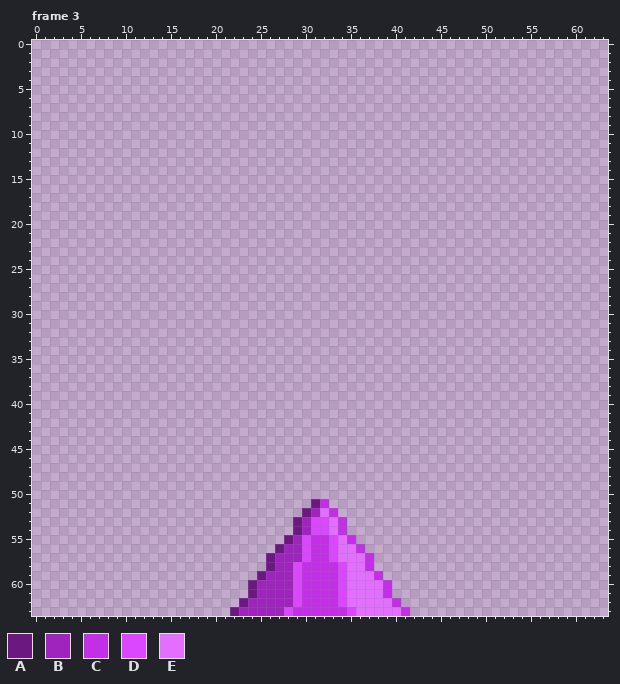
Pixel-art file: crystall-wall.aseprite. Above, as it was before the edit.
64x64 pixels, 15 frames. Colours within 5 levels of each other are drawn and written as one. Shown: frame 3. The commit also changed other frames, which this record leaves out.
Visible layers, top first: "main-crystal", "behind-crystals".
Palette (. is transparent): A #6b1980  B #9f24be  C #c22fe7  D #da47ff  E #e26fff
Pixels before, frame 3 (only the part around the change), first column x 16:
49 ..............................
50 ..............................
51 ...............AC.............
52 ..............ABEC............
53 .............ABDDEC...........
54 .............ABDDEC...........
55 ............ABDCCDEC..........
56 ...........ABBDCCDEEC.........
57 ..........ABBBDCCDEEEC........
58 ..........ABBDCCCCDEEC........
59 .........ABBBDCCCCDEEEC.......
60 ........ABBBBDCCCCDEEEEC......
61 ........ABBBBDCCCCDEEEEC......
62 .......ABBBBBDCCCCDEEEEEC.....
63 ......ABBBBBDCCCCCCDEEEEEC....
Now the later version:
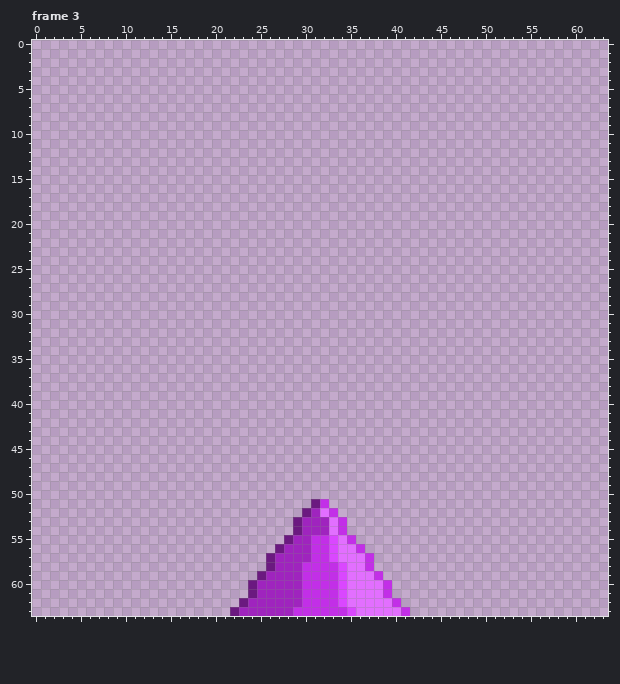
What changed:
{"where": "frame 3, layer \"main-crystal\""}
{"frame":3,"y":53,"x":31,"old":"DD","new":"BB"}
{"frame":3,"y":54,"x":31,"old":"DD","new":"BB"}
{"frame":3,"y":55,"x":30,"old":"D","new":"B"}
{"frame":3,"y":56,"x":30,"old":"D","new":"B"}
{"frame":3,"y":57,"x":30,"old":"D","new":"B"}
{"frame":3,"y":58,"x":29,"old":"D","new":"B"}
{"frame":3,"y":59,"x":29,"old":"D","new":"B"}
{"frame":3,"y":60,"x":29,"old":"D","new":"B"}
{"frame":3,"y":61,"x":29,"old":"D","new":"B"}
{"frame":3,"y":62,"x":29,"old":"D","new":"B"}
{"frame":3,"y":63,"x":28,"old":"D","new":"B"}
{"label":"changed","picture_box":[284,517,329,616]}
